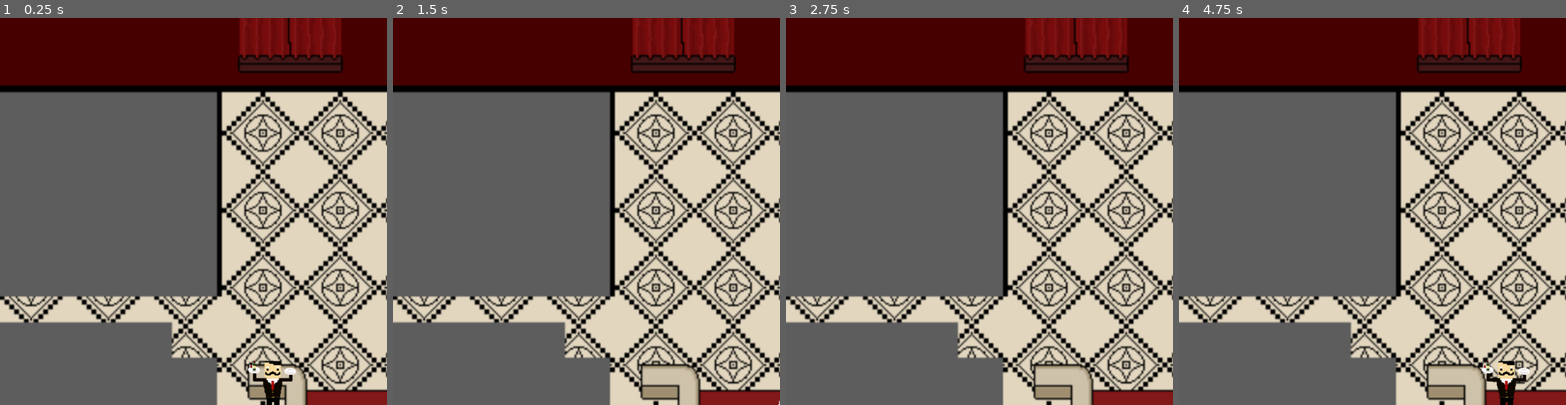
Above: before the commit, frames 1-4 (left to right).
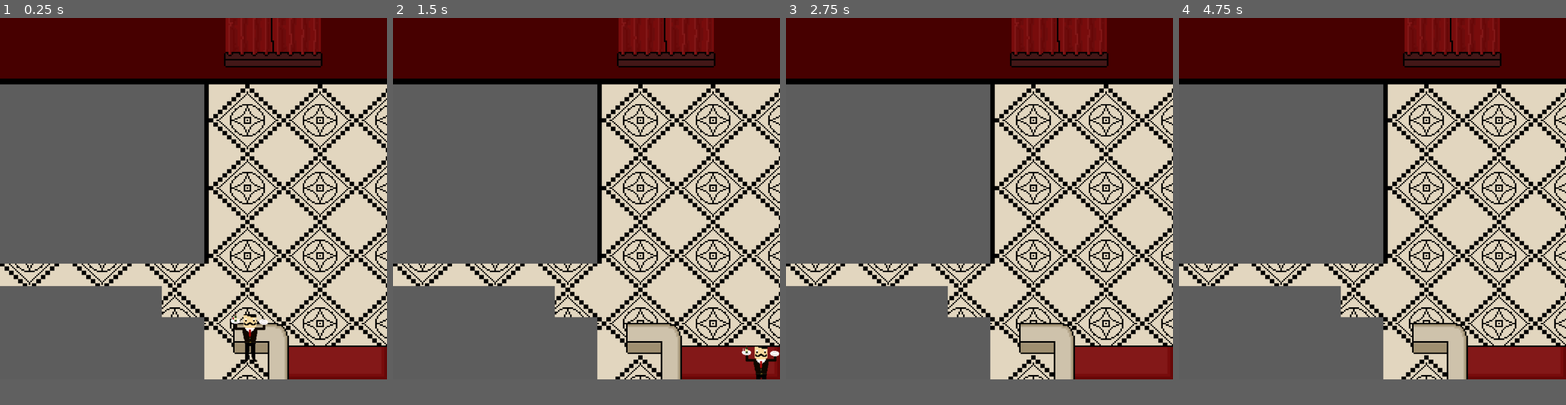
Above: after the commit, the same moments.

Repository: vulcanphoenix/Dine-Hard
Game: Godot game, scene res://world/world.tscn
Two runs of this game, one before a commit and one after it. Both use one fixed random seed, a clock stepped at 60 frames per second and the inputs below.
Inputs:
- Up to frame 1 (0.25 s): no input
- Up to frame 2 (1.5 s): tap Enter at 0.5 s; hold D (right) 0.53-1.28 s; hold S (down) from 1.28 s (still down)
- Up to frame 3 (2.75 s): tap Space at 2 s; release S (down) at 2.03 s; hold D (right) from 2.03 s (still down)
- Up to frame 4 (4.75 s): tap Enter at 2.75, 4.25 s; release D (right) at 2.78 s; hold W (up) 2.78-3.53 s; tap Space at 3.5 s; hold A (left) from 3.53 s (still down)
The window is 800x800 before the commit and 800x747 after it. Grey fills any space a smaller window leaves; there, only what the larger window draws over its background counts as a difference.

The runs differ from the first frame. In frame 1, 37% of the frame differs, in the area x 0-100%, y 0-100%; in frame 2, 36%; in frame 3, 36%; in frame 4, 36%.

Commit message:
tables and hit boxes

Diff:
--- a/Player/player.tscn
+++ b/Player/player.tscn
@@ -19,5 +19,9 @@
 script = ExtResource("2_4ntmi")
 
 [node name="AnimatedSprite2D" type="AnimatedSprite2D" parent="."]
+position = Vector2(1, -1)
 scale = Vector2(1.5, 1.5)
 sprite_frames = SubResource("SpriteFrames_4ntmi")
+
+[node name="CollisionPolygon2D" type="CollisionPolygon2D" parent="."]
+polygon = PackedVector2Array(17, 16, 16, 16, 16, 58, 23, 62, 23, 65, 20, 67, 19, 68, -15, 69, -18, 66, -18, 63, -13, 59, -13, 15, -15, 12, 19, 13)
--- a/project.godot
+++ b/project.godot
@@ -16,8 +16,8 @@
 
 [display]
 
-window/size/viewport_width=850
-window/size/viewport_height=850
+window/size/viewport_width=983
+window/size/viewport_height=918
 
 [input]
 
--- a/world/world.tscn
+++ b/world/world.tscn
@@ -1,14 +1,29 @@
-[gd_scene load_steps=3 format=3 uid="uid://cbd6p7fqcg4al"]
+[gd_scene load_steps=4 format=3 uid="uid://cbd6p7fqcg4al"]
 
-[ext_resource type="Texture2D" uid="uid://clrhk04euc0vj" path="res://world/Screenshot 2025-06-06 113610.png" id="1_tcf2h"]
+[ext_resource type="Texture2D" uid="uid://lhyln47wh0uk" path="res://Sprites/New Piskel-1.png.png" id="1_tcf2h"]
 [ext_resource type="PackedScene" uid="uid://bsmxgjxgnplyp" path="res://Player/player.tscn" id="2_4717r"]
+
+[sub_resource type="RectangleShape2D" id="RectangleShape2D_tcf2h"]
+size = Vector2(984, 20)
 
 [node name="World" type="Node2D"]
 
 [node name="Sprite2D" type="Sprite2D" parent="."]
-position = Vector2(451, 447)
-scale = Vector2(2.125, 2.125)
+position = Vector2(492, 459)
+scale = Vector2(0.480468, 0.448242)
 texture = ExtResource("1_tcf2h")
 
 [node name="CharacterBody2D" parent="." instance=ExtResource("2_4717r")]
-position = Vector2(599, 821)
+position = Vector2(634, 814)
+scale = Vector2(0.9, 0.9)
+
+[node name="StaticBody2D" type="StaticBody2D" parent="CharacterBody2D"]
+position = Vector2(-704.444, -904.444)
+scale = Vector2(1.11111, 1.11111)
+
+[node name="CollisionShape2D" type="CollisionShape2D" parent="CharacterBody2D/StaticBody2D"]
+position = Vector2(493, 114)
+shape = SubResource("RectangleShape2D_tcf2h")
+
+[node name="CollisionPolygon2D2" type="CollisionPolygon2D" parent="CharacterBody2D/StaticBody2D"]
+polygon = PackedVector2Array(683, 917, 682, 823, 593, 823, 593, 819, 730, 820, 732, 917)
Binary file added: Sprites/New Piskel-1.png.png
Not shown, changed: Sprites/New Piskel-1.png.png.import
Binary file removed: world/Screenshot 2025-06-06 113610.png
